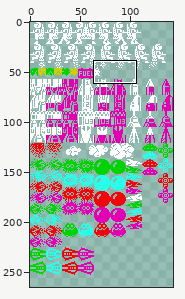
File history of a sprite sheet, recursos/imagenes/sheet.png. Above, an overview of the earlier version with the close-up marked.
Close-up. Old version:
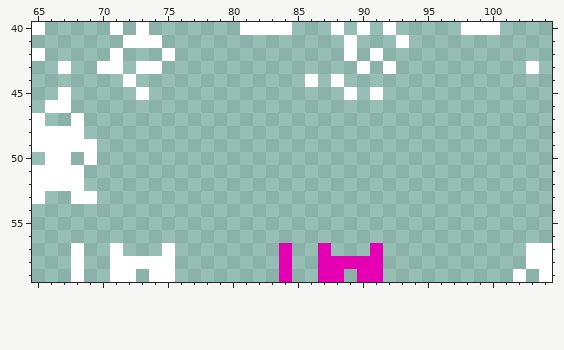
The file is 302x281 pixels. Pixels under 10% opacity are left out. Colours within 5 levels of each other are drawn and written as one. Shown: x 65..104, y 40..59. The old version is drawn lined up with the new one, on the new canvas. The commit also changed other parts of the picture, which this record leaves out.
After the commit:
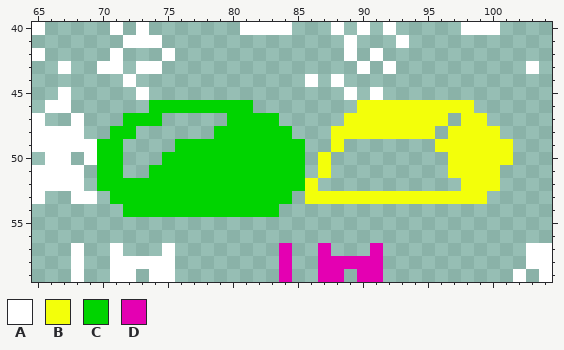
Palette (. is transparent): A #ffffff  B #f3ff0a  C #00d400  D #e400b2
Diff:
canvas 302x281 -> 143x265 (the part of the old canvas that was cut away was empty and is not shown)
y 46: x 74..81 ........ -> CCCCCCCC; x 90..98 ......... -> BBBBBBBBB
y 47: x 72..74 ... -> CCC; x 80..83 .... -> CCCC; x 89..96 ........ -> BBBBBBBB; x 98..99 .. -> BB
y 48: x 71..72 .. -> CC; x 79..84 ...... -> CCCCCC; x 88..95 ........ -> BBBBBBBB; x 97..100 .... -> BBBB
y 49: x 70..71 .. -> CC; x 76..85 .......... -> CCCCCCCCCC; x 88 . -> B; x 96..101 ...... -> BBBBBB
y 50: x 70..71 .. -> CC; x 75..85 ........... -> CCCCCCCCCCC; x 87 . -> B; x 97..101 ..... -> BBBBB
y 51: x 70..71 .. -> CC; x 74..85 ............ -> CCCCCCCCCCCC; x 87 . -> B; x 97..100 .... -> BBBB
y 52: x 70..86 ................. -> CCCCCCCCCCCCCCCCB; x 98..100 ... -> BBB
y 53: x 71..84 .............. -> CCCCCCCCCCCCCC; x 86..99 .............. -> BBBBBBBBBBBBBB
y 54: x 72..83 ............ -> CCCCCCCCCCCC
